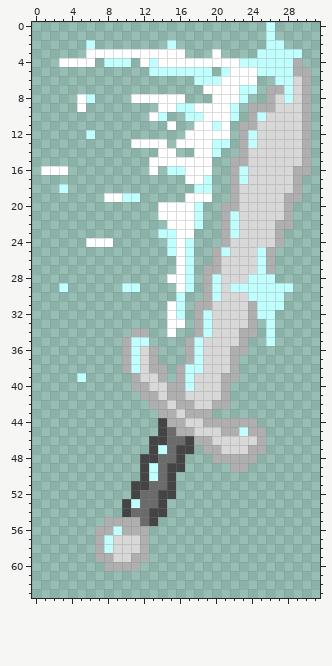
A pixel-art sprite gets an edit: data/weapon/cool_sword_attack.png. The picture above is the old version.
The file is 32x64 pixels. The old version is drawn lined up with the new one.
The result:
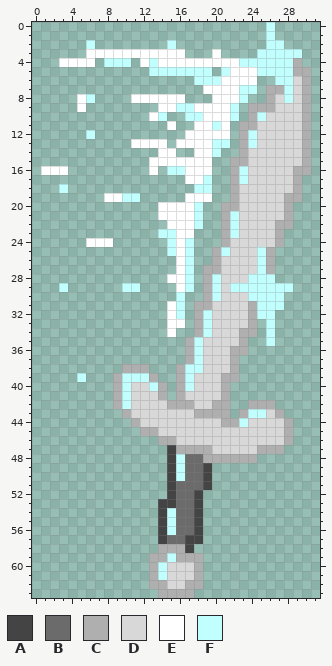
Palette (. is transparent): A #444444  B #6b6b6b  C #afafaf  D #d8d8d8  E #ffffff  F #c1ffff
Diff:
{"change": "whole drawing moved by +0,-3 (the old picture is shown already moved)"}
{"y":34,"x":11,"old":"CC","new":".."}
{"y":35,"x":10,"old":"CFF","new":"..."}
{"y":36,"x":10,"old":"CFDC","new":"...."}
{"y":37,"x":10,"old":"CFDC","new":"...."}
{"y":38,"x":11,"old":"FDCC","new":"CC.."}
{"y":39,"x":9,"old":"..CDDC","new":"CFFFC."}
{"y":40,"x":9,"old":"..CCDDC","new":"CFDDFC."}
{"y":41,"x":9,"old":"...CCDC","new":"CFDDDC."}
{"y":42,"x":9,"old":"....CCD","new":"CFDDDDC"}
{"y":42,"x":24,"old":"...","new":"CCC"}
{"y":43,"x":10,"old":"....CC","new":"CDDDDD"}
{"y":43,"x":17,"old":"C","new":"D"}
{"y":43,"x":20,"old":"..","new":"CC"}
{"y":43,"x":23,"old":".....","new":"CFFDC"}
{"y":44,"x":11,"old":"...ACC","new":"CDDDDD"}
{"y":44,"x":19,"old":"CC","new":"DD"}
{"y":44,"x":23,"old":"CC....","new":"FDDDDC"}
{"y":45,"x":12,"old":"..ABCC","new":"CCDDDD"}
{"y":45,"x":21,"old":"CCFCC...","new":"DDDDDDDC"}
{"y":46,"x":13,"old":"AABBACC","new":".CCDDDD"}
{"y":46,"x":25,"old":"C...","new":"DDDC"}
{"y":47,"x":13,"old":"AFBAA.","new":"..ACCC"}
{"y":47,"x":20,"old":"C","new":"D"}
{"y":47,"x":24,"old":"C","new":"D"}
{"y":47,"x":26,"old":"..","new":"CC"}
{"y":48,"x":12,"old":"AABBA...","new":"...AFBBC"}
{"y":49,"x":12,"old":"AFB","new":"..."}
{"y":49,"x":16,"old":"A...","new":"FBBA"}
{"y":49,"x":22,"old":"CC","new":".."}
{"y":50,"x":12,"old":"AFB","new":"..."}
{"y":50,"x":16,"old":"....","new":"FBBA"}
{"y":51,"x":11,"old":"AABB","new":"...."}
{"y":51,"x":16,"old":"....","new":"BBBA"}
{"y":52,"x":11,"old":"ABBA","new":"...."}
{"y":52,"x":16,"old":"...","new":"BBA"}
{"y":53,"x":10,"old":"AFBB","new":"...."}
{"y":53,"x":15,"old":"....","new":"ABBA"}
{"y":54,"x":10,"old":"ABBA","new":"...."}
{"y":54,"x":15,"old":"....","new":"FBBA"}
{"y":55,"x":8,"old":"CCCCBA.....","new":"......AFBBA"}
{"y":56,"x":7,"old":"CCFCCC","new":"......"}
{"y":56,"x":14,"old":".....","new":"AFBBA"}
{"y":57,"x":7,"old":"CFDDDC","new":"......"}
{"y":57,"x":14,"old":".....","new":"ABBAA"}
{"y":58,"x":7,"old":"CFDDDC","new":"......"}
{"y":58,"x":14,"old":"....","new":"CCCA"}
{"y":59,"x":7,"old":"CCDDCC......","new":"......CCFCCC"}
{"y":60,"x":8,"old":"CCCC","new":"...."}
{"y":60,"x":13,"old":"......","new":"CFDDDC"}
{"y":61,"x":13,"old":"......","new":"CFDDDC"}
{"y":62,"x":13,"old":"......","new":"CCDDCC"}
{"y":63,"x":14,"old":"....","new":"CCCC"}
